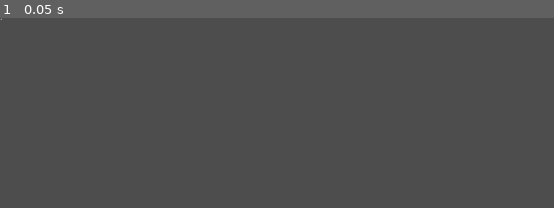
Above: before the commit, frame 1.
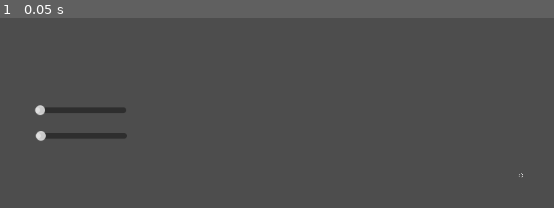
Above: after the commit, the same moment.

Repository: mengo1993/gianluandreeducationalgamejam
Game: Godot game, scene res://game.tscn
The game is run twice, just before and just after one commit, with the same random seed, the same clock (stepped at 60 frames per second) and the same inputs.
Inputs:
- Up to frame 1 (0.05 s): no input

The runs differ from the first frame. In frame 1, 0.9% of the frame differs, in the area x 0-95%, y 0-84%.

Commit message:
sliders collegati alle particelle

Diff:
--- /dev/null
+++ b/game.gd
@@ -0,0 +1,10 @@
+extends Node2D
+const MAX_PARTICLES : int = 100
+const MAX_LIFETIME : int = 5
+
+func _on_slider_amount_value_changed(value: float) -> void:
+	$particles.amount = clamp(int(value), 1, MAX_PARTICLES)
+
+
+func _on_slider_lifetime_value_changed(value: float) -> void:
+	$particles.lifetime = clamp(int(value), 0.5, MAX_LIFETIME)
--- a/game.tscn
+++ b/game.tscn
@@ -1,7 +1,27 @@
-[gd_scene load_steps=2 format=3 uid="uid://vyr58uj6ttm4"]
+[gd_scene load_steps=3 format=3 uid="uid://vyr58uj6ttm4"]
 
 [ext_resource type="PackedScene" uid="uid://b1nekjdd22fr" path="res://particles.tscn" id="1_80nbo"]
+[ext_resource type="Script" uid="uid://bs17o8jabrqto" path="res://game.gd" id="1_e2o6t"]
 
 [node name="game" type="Node2D"]
+script = ExtResource("1_e2o6t")
 
 [node name="particles" parent="." instance=ExtResource("1_80nbo")]
+position = Vector2(751, 227)
+
+[node name="sliderAmount" type="HSlider" parent="."]
+offset_left = 50.0
+offset_top = 125.0
+offset_right = 182.0
+offset_bottom = 141.0
+scale = Vector2(1, 1.0085)
+
+[node name="sliderLifetime" type="HSlider" parent="."]
+offset_left = 51.0
+offset_top = 162.0
+offset_right = 183.0
+offset_bottom = 178.0
+scale = Vector2(1, 1.0085)
+
+[connection signal="value_changed" from="sliderAmount" to="." method="_on_slider_amount_value_changed"]
+[connection signal="value_changed" from="sliderLifetime" to="." method="_on_slider_lifetime_value_changed"]
Not shown, added: game.gd.uid
